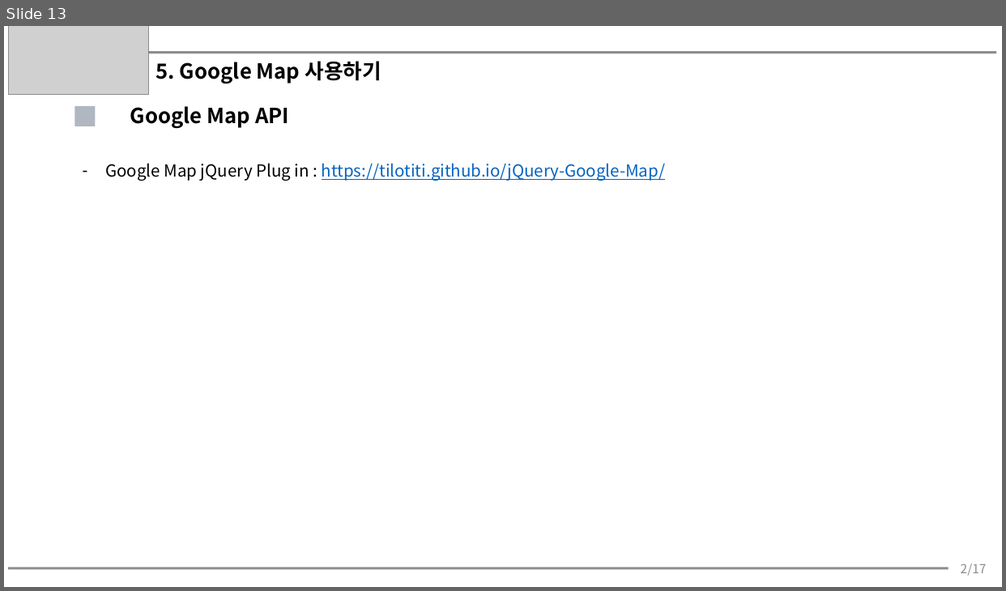
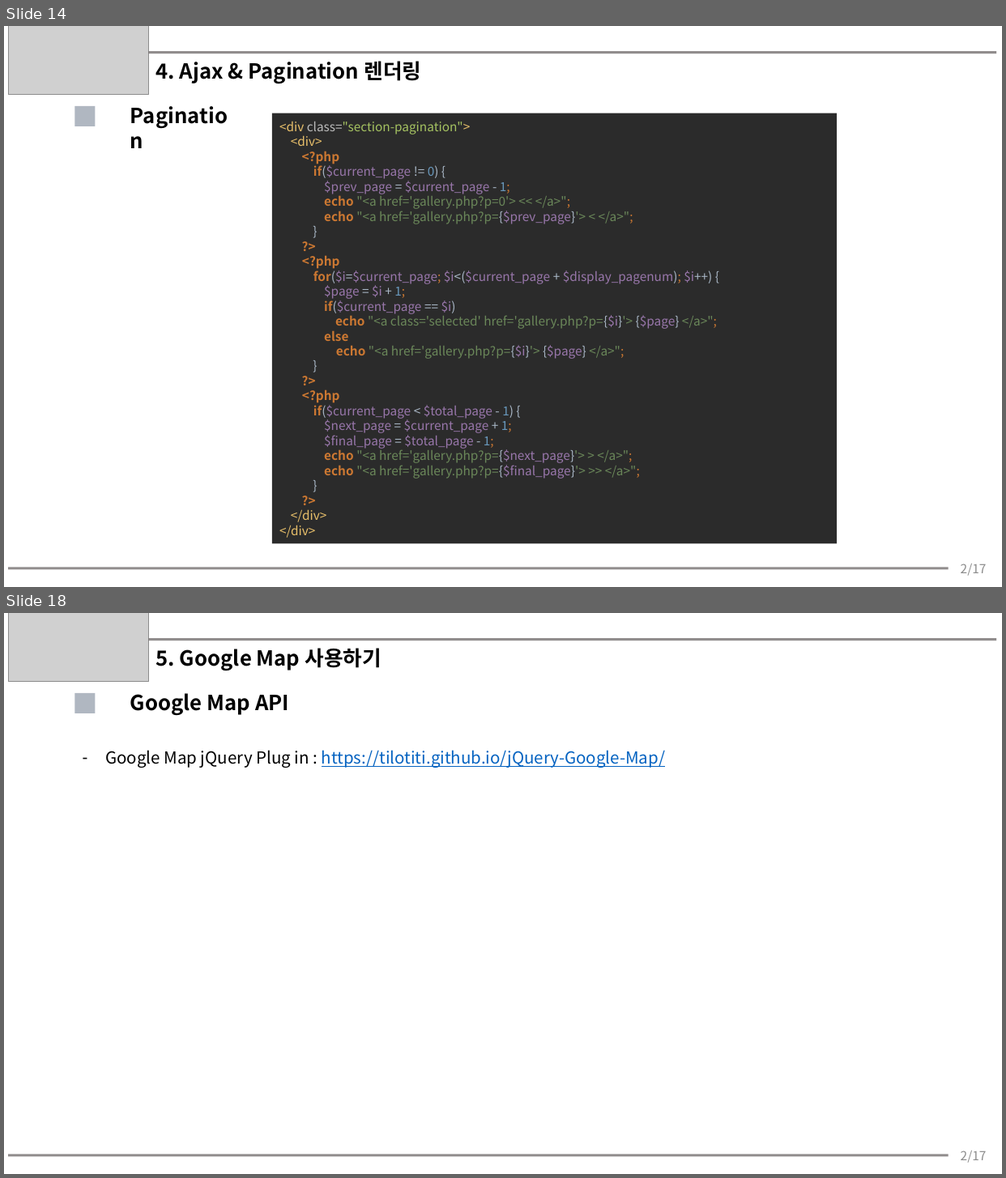
Before and after one commit to you359/PHP-Programming, a slide deck: 추가자료/웹 페이지 제작 실습.pptx. Shown one above the other, each under a label of ours: slide 13 before the commit, slides 14 and 18 after it; the slides between them are not shown. The pictures are 1006x591 and 1006x1178 pixels, drawn with LibreOffice and Linux fonts; fonts in the diff are those of the drawing; grey boxes stand for pictures. Boxes give left, top, right and bottom in pixels: in the first picture for what was removed or moved away, otherwise in the second. Text is boxed around its words. In the diff, an @@ line names an element or a change of style, - is before the commit and + after.

```diff
--- a/추가자료/웹 페이지 제작 실습.pptx
+++ b/추가자료/웹 페이지 제작 실습.pptx
@@ slide 14 added at [4, 26, 1002, 587], background #FFFFFF @@
@@ picture added at [9, 26, 149, 94] @@
@@ line added from (148, 52) to (997, 52), #767171 2.25 pt @@
@@ text added at [156, 61, 421, 84], 20 pt, text #000000, bold @@
+4. Ajax & Pagination 렌더링
@@ text added at [249, 62, 360, 84], 20 pt, text #000000, bold @@
+Pagination
@@ rectangle added at [75, 106, 96, 126], fill #B0B7C1 @@
@@ rectangle added at [272, 113, 837, 544], fill #2B2B2B, 12 pt, text #9876AA @@
+<div class="section-pagination">
+<div>
+<?php
+if($current_page != 0) {
+$prev_page = $current_page - 1;
+echo "<a href='gallery.php?p=0'> << </a>";
+echo "<a href='gallery.php?p={$prev_page}'> < </a>";
+}
+?>
+<?php
+for($i=$current_page; $i<($current_page + $display_pagenum); $i++) {
+$page = $i + 1;
+if($current_page == $i)
+echo "<a class='selected' href='gallery.php?p={$i}'> {$page} </a>";
+else
+echo "<a href='gallery.php?p={$i}'> {$page} </a>";
+}
+?>
+<?php
+if($current_page < $total_page - 1) {
+$next_page = $current_page + 1;
+$final_page = $total_page - 1;
+echo "<a href='gallery.php?p={$next_page}'> > </a>";
+echo "<a href='gallery.php?p={$final_page}'> >> </a>";
+}
+?>
+</div>
+</div>
@@ line added from (9, 569) to (948, 569), #767171 2.25 pt @@
@@ text added at [961, 564, 987, 576], 12 pt, text #8C8C8C @@
+2/17
@@ what was slide 13 is now slide 18 @@
```
Also in this commit, not shown: 1 slide changed, 4 other slides added, 1 other file.
